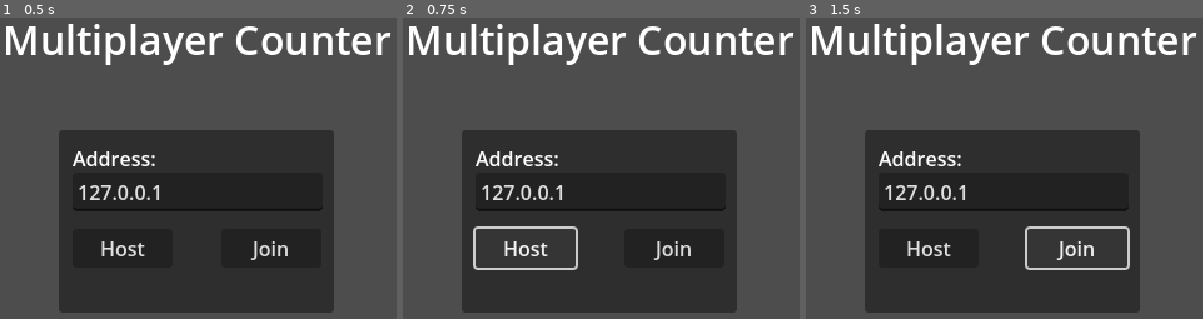
Above: before the commit, frames 1-3 (left to right).
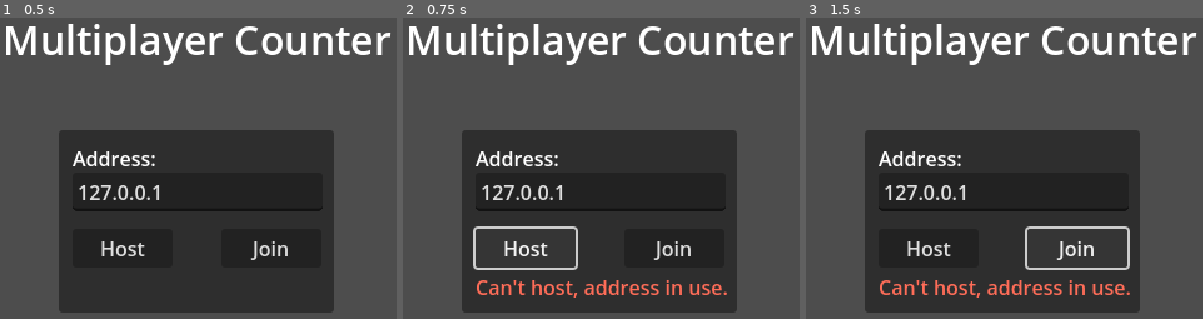
Above: after the commit, the same moments.

Repository: lcrol77/mutliplayer-counter
Game: Godot game, scene res://lobby.tscn
The game is run twice, just before and just after one commit, with the same random seed, the same clock (stepped at 60 frames per second) and the same inputs.
Inputs:
- Up to frame 1 (0.5 s): no input
- Up to frame 2 (0.75 s): click "Host" at 0.5 s
- Up to frame 3 (1.5 s): click "Join" at 1.25 s

Frame 1 is identical in both runs. In frame 2, 1.3% of the frame differs, in the area x 18-82%, y 87-94%; in frame 3, 1.3%.
Error after the commit: Cannot call method 'compress' on a null value. (res://lobby.gd:95)

Commit message:
mvp of rpc

Diff:
--- /dev/null
+++ b/counter.gd
@@ -0,0 +1,21 @@
+extends Control
+
+signal game_finished()
+
+var count := 0
+
+@onready var label: Label = $Panel/Label
+@onready var increment: Button = $Panel/increment
+@onready var decrement: Button = $Panel/decrement
+
+@rpc("any_peer","call_local")
+func update_score(amt: int)-> void:
+	count += amt
+	label.set_text(str(count))
+
+func _on_increment_pressed() -> void:
+	update_score.rpc(1)
+
+
+func _on_decrement_pressed() -> void:
+	update_score.rpc(-1)
--- a/counter.tscn
+++ b/counter.tscn
@@ -70,3 +70,6 @@
 grow_horizontal = 2
 grow_vertical = 2
 text = "-"
+
+[connection signal="pressed" from="Panel/increment" to="." method="_on_increment_pressed"]
+[connection signal="pressed" from="Panel/decrement" to="." method="_on_decrement_pressed"]
--- a/lobby.gd
+++ b/lobby.gd
@@ -20,24 +20,45 @@
 
 #region Network callbacks from SceneTree
 func _player_connected(_id: int)-> void:
-	pass
+	var counter: Control = load("res://counter.tscn").instantiate()
+	# Connect deferred so we can safely erase it from the callback.
+	counter.game_finished.connect(_end_game, CONNECT_DEFERRED)
+	get_tree().get_root().add_child(counter)
+	hide()
 
 func _player_disconnected(_id: int)-> void:
-	pass
+	if multiplayer.is_server():
+		_end_game("Client disconnected.")
+	else:
+		_end_game("Server disconnected.")
 
 func _connected_ok()-> void:
 	pass
 
 func _connected_fail()-> void:
-	pass
+	_set_status("Couldn't connect.", false)
+
+	multiplayer.set_multiplayer_peer(null)  # Remove peer.
+	host_button.set_disabled(false)
+	join_button.set_disabled(false)
 
 func _server_disconnected()-> void:
-	pass
+	_end_game("Server disconnected.")
 #endregion
 
 #region Game initialization methods
 func _end_game(with_error: String="") -> void:
-	pass
+	if has_node("/root/Pong"):
+		# Erase immediately, otherwise network might show
+		# errors (this is why we connected deferred above).
+		get_node(^"/root/Pong").free()
+		show()
+
+	multiplayer.set_multiplayer_peer(null)  # Remove peer.
+	host_button.set_disabled(false)
+	join_button.set_disabled(false)
+
+	_set_status(with_error, false)
 
 func _set_status(text: String, is_ok: bool) -> void:
 	if is_ok:
@@ -48,8 +69,32 @@
 		status_fail.set_text(text)
 
 func _on_host_pressed() -> void:
-	pass
+	peer = ENetMultiplayerPeer.new()
+	var err := peer.create_server(port)
+	if err != OK:
+		# Is another server running?
+		_set_status("Can't host, address in use.",false)
+		return
+	peer.get_host().compress(ENetConnection.COMPRESS_RANGE_CODER)
+
+	multiplayer.set_multiplayer_peer(peer)
+	host_button.set_disabled(true)
+	join_button.set_disabled(true)
+	_set_status("Waiting for player...", true)
+	get_window().title = ProjectSettings.get_setting("application/config/name") + ": Server"
+
 
 func _on_join_pressed() -> void:
-	pass
+	var ip := address.get_text()
+	if not ip.is_valid_ip_address():
+		_set_status("IP address is invalid.", false)
+		return
+
+	peer = ENetMultiplayerPeer.new()
+	peer.create_client(ip, port)
+	peer.get_host().compress(ENetConnection.COMPRESS_RANGE_CODER)
+	multiplayer.set_multiplayer_peer(peer)
+
+	_set_status("Connecting...", true)
+	get_window().title = ProjectSettings.get_setting("application/config/name") + ": Client"
 #endregion
--- a/lobby.tscn
+++ b/lobby.tscn
@@ -77,22 +77,21 @@
 text = "Join"
 
 [node name="StatusOk" type="Label" parent="LobbyPanel"]
-visible = false
 layout_mode = 0
 offset_left = 11.0
 offset_top = 114.0
 offset_right = 211.0
 offset_bottom = 137.0
-text = "SUCCESS TEXT"
 horizontal_alignment = 1
 
 [node name="StatusFail" type="Label" parent="LobbyPanel"]
-visible = false
 modulate = Color(1, 0.427451, 0.345098, 1)
 layout_mode = 0
 offset_left = 11.0
 offset_top = 114.0
 offset_right = 211.0
 offset_bottom = 137.0
-text = "FAIL TEXT"
 horizontal_alignment = 1
+
+[connection signal="pressed" from="LobbyPanel/HostButton" to="LobbyPanel" method="_on_host_pressed"]
+[connection signal="pressed" from="LobbyPanel/JoinButton" to="LobbyPanel" method="_on_join_pressed"]
